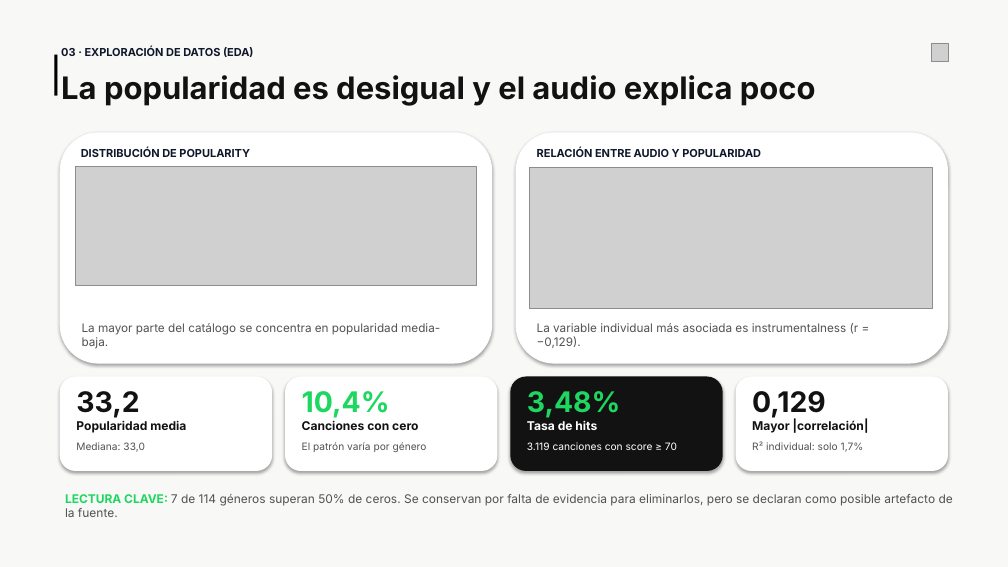
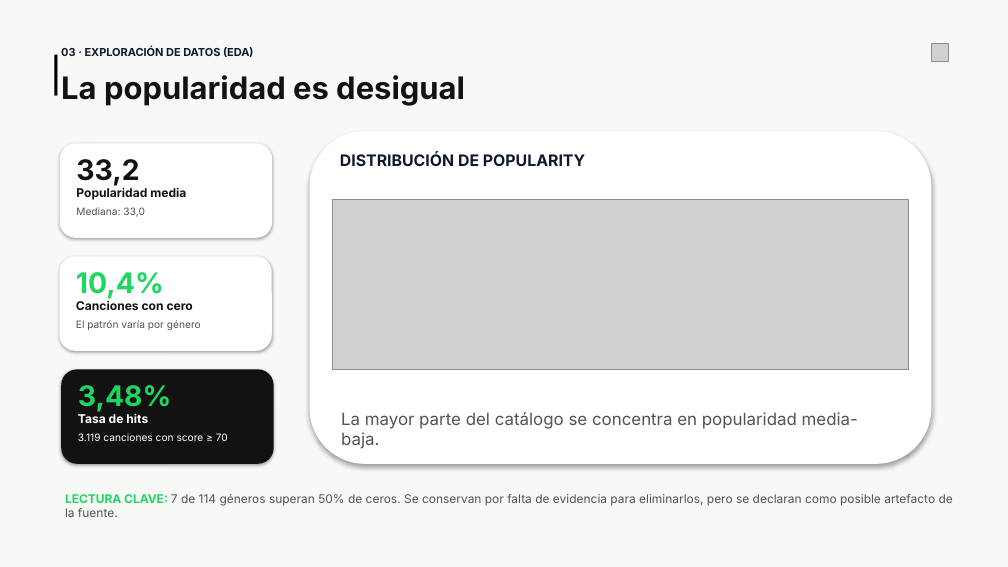
Before and after one commit to Sebiac/Machine-Learning, a slide deck: slide 4 of Presentacion_EP3_Spotify.pptx. Drawn at 1008x567 pixels with LibreOffice and Linux fonts; fonts in the diff are those of the drawing; grey boxes stand for pictures. Boxes give left, top, right and bottom in pixels: in the first picture for what was removed or moved away, otherwise in the second. Text is boxed around its words. In the diff, an @@ line names an element or a change of style, - is before the commit and + after.

```diff
--- a/Presentacion_EP3_Spotify.pptx
+++ b/Presentacion_EP3_Spotify.pptx
@@ text at [61,75,465,105]: text changed @@
-La popularidad es desigual y el audio explica poco
+La popularidad es desigual
@@ rounded rectangle: place and size @@
-rounded rectangle at [736,377,948,471]
+rounded rectangle at [60,144,272,238]
@@ rounded rectangle: place and size @@
-rounded rectangle at [60,132,492,364]
+rounded rectangle at [309,132,932,464]
@@ rounded rectangle at [309,132,932,464]: shadow changed @@
@@ text "DISTRIBUCIÓN DE POPULARITY": place and size @@
-text "DISTRIBUCIÓN DE POPULARITY" at [81,149,250,157]
+text "DISTRIBUCIÓN DE POPULARITY" at [340,152,585,166]
@@ text "DISTRIBUCIÓN DE POPULARITY" at [340,152,585,166]: size 10.5 to 15.1 pt @@
@@ rounded rectangle removed at [516,132,948,364] @@
@@ text removed at [537,148,761,157] @@
-RELACIÓN ENTRE AUDIO Y POPULARIDAD
@@ text "33,2": place and size @@
-text "33,2" at [76,391,139,418]
+text "33,2" at [76,159,139,186]
@@ picture removed at [529,168,933,309] @@
@@ text "Popularidad media": place and size @@
-text "Popularidad media" at [76,420,186,433]
+text "Popularidad media" at [76,187,186,200]
@@ text "Mediana: 33,0": place and size @@
-text "Mediana: 33,0" at [76,442,144,452]
+text "Mediana: 33,0" at [76,207,144,217]
@@ picture: place and size @@
-picture at [76,166,476,285]
+picture at [333,199,909,370]
@@ rounded rectangle: place and size @@
-rounded rectangle at [60,377,272,471]
+rounded rectangle at [59,256,271,351]
@@ text "10,4%": place and size @@
-text "10,4%" at [302,391,390,418]
+text "10,4%" at [76,272,164,299]
@@ text "Canciones con cero": place and size @@
-text "Canciones con cero" at [302,420,418,430]
+text "Canciones con cero" at [76,301,193,310]
@@ text "El patrón varía por género": place and size @@
-text "El patrón varía por género" at [302,442,427,452]
+text "El patrón varía por género" at [76,320,201,330]
@@ text removed at [537,323,859,348] @@
-La variable individual más asociada es instrumentalness (r = −0,129).
@@ rounded rectangle: place and size @@
-rounded rectangle at [285,377,498,471]
+rounded rectangle at [61,370,274,464]
@@ rounded rectangle at [61,370,274,464]: fill #FFFFFF to #121212 @@
@@ text "3,48%": place and size @@
-text "3,48%" at [527,391,621,418]
+text "3,48%" at [78,385,172,412]
@@ rounded rectangle removed at [510,377,723,471] @@
@@ text "Tasa de hits": place and size @@
-text "Tasa de hits" at [527,420,597,430]
+text "Tasa de hits" at [78,413,148,423]
@@ text "La mayor parte del catálogo ...": place and size @@
-text "La mayor parte del catálogo ..." at [82,323,440,349]
+text "La mayor parte del catálogo ..." at [341,412,858,449]
@@ text "La mayor parte del catálogo ..." at [341,412,858,449]: size 11.2 to 16.1 pt @@
@@ text removed at [752,391,826,418] @@
-0,129
@@ text "3.119 canciones con score ≥ ...": place and size @@
-text "3.119 canciones con score ≥ ..." at [527,442,677,450]
+text "3.119 canciones con score ≥ ..." at [78,433,228,441]
@@ text removed at [752,420,869,433] @@
-Mayor |correlación|
@@ text removed at [752,442,864,452] @@
-R² individual: solo 1,7%
```
Also in this commit, not shown: 1 other slide changed, 1 slide added.
